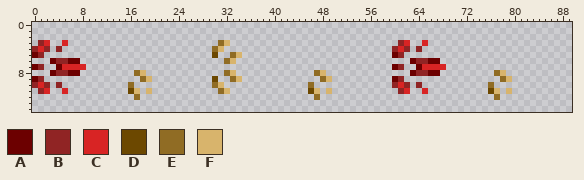
Two states of a sprite sheet, guns/ammonatordirt/image/bulletmuzzle3.png. Above, as it was before the edit.
The file is 90x15 pixels.
Palette (. is transparent): A #6c0000  B #902424  C #d82424  D #6c4800  E #906c24  F #d8b46c
Pixels before, first column x 0:
 3 .BC..C.........................EF............................BC..C..............
 4 BCB.B.........................EF............................BCB.B...............
 5 AB............................D..EF.........................AB..................
 6 ...ABBAA........................EF.............................ABBAA............
 7 AB..ACCCC...................................................AB..ACCCC...........
 8 ...ABBAA.........EF.............EF.............EF..............ABBAA.........EF.
 9 AB................EF..........D..EF.............EF..........AB................EF
10 BCB.B...........E.............EF..............E.............BCB.B...........E...
11 .BC..C..........DF.F...........EF.............DF.F...........BC..C..........DF.F
12 .................E.............................E.............................E..
The result:
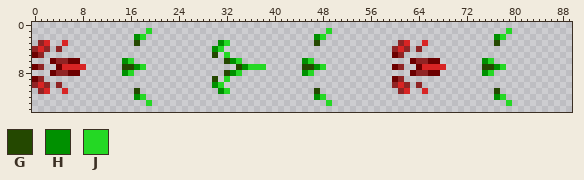
Colours new in this view: G #244800  H #009000  J #24d824
Edits made:
Colour G is added in row 3 at x 17, 47 and 77; in row 7 at x 15 to 16, 34, 45 to 46 and 75 to 76.
Colour G replaces colour D in row 5 at x 30; in row 9 at x 30.
Colour G replaces colour E in row 6 at x 32; in row 8 at x 32.
Colour G replaces colour F in row 11 at x 17, 47 and 77.
Colour H is added in row 2 at x 17, 47 and 77; in row 6 at x 15, 45 and 75; in row 7 at x 17, 35, 47 and 77; in row 8 at x 15, 45 and 75.
Colour H replaces colour E in row 3 at x 31; in row 4 at x 30; in row 10 at x 30; in row 11 at x 31; in row 12 at x 17, 47 and 77.
Colour H replaces colour F in row 6 at x 33; in row 8 at x 33.
Colour J is added in row 1 at x 19, 49 and 79; in row 2 at x 18, 48 and 78; in row 5 at x 32; in row 6 at x 16, 34, 46 and 76; in row 7 at x 18, 36 to 38, 48 and 78; in row 8 at x 16, 34, 46 and 76.
Colour J is added in row 9 at x 32; in row 12 at x 18, 48 and 78; in row 13 at x 19, 49 and 79.
Colour J replaces colour F in row 3 at x 32; in row 4 at x 31; in row 10 at x 31; in row 11 at x 32.
The edit erases colour D in row 11 at x 16, 46 and 76.
The edit erases colour E in row 5 at x 33; in row 8 at x 17, 47 and 77; in row 9 at x 18, 33, 48 and 78; in row 10 at x 16, 46 and 76.
The edit erases colour F in row 5 at x 34; in row 8 at x 18, 48 and 78; in row 9 at x 19, 34, 49 and 79; in row 11 at x 19, 49 and 79.
Pixel boxes of the changes (left, top, right, bottom) in both pictures:
changed: (122, 28, 152, 106)
changed: (302, 28, 332, 106)
changed: (482, 28, 512, 106)
changed: (212, 40, 266, 94)
